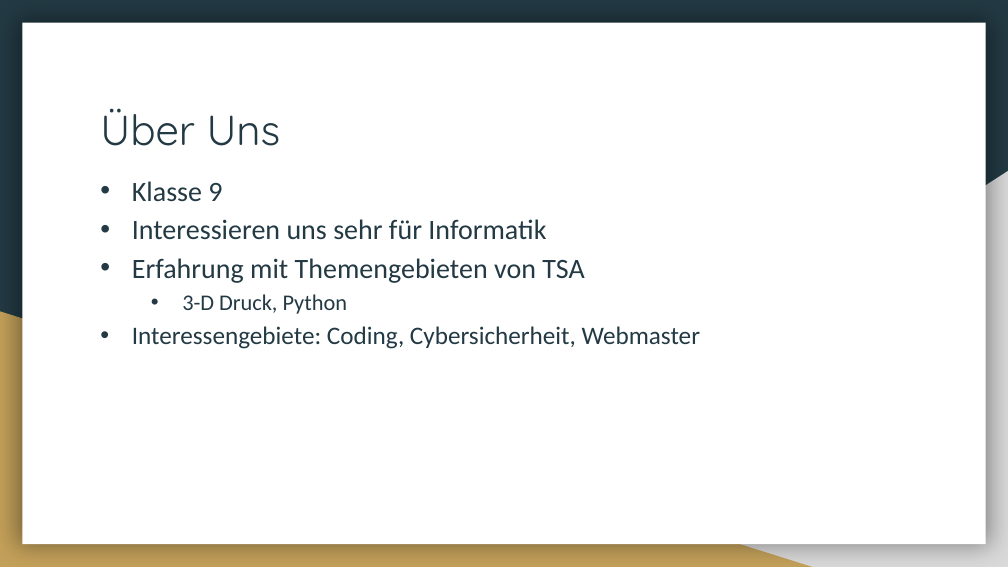
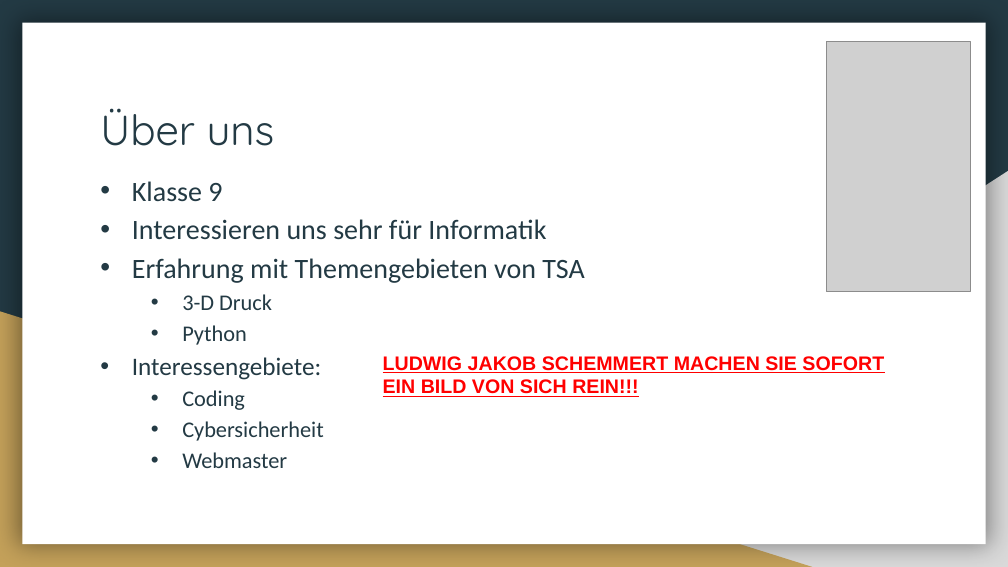
Before and after one commit to Lexa-Heda/TSA, a slide deck: slide 3 of TSA_Vortrag.pptx. Drawn at 1008x567 pixels with LibreOffice and Linux fonts; fonts in the diff are those of the drawing; grey boxes stand for pictures. Boxes give left, top, right and bottom in pixels: in the first picture for what was removed or moved away, otherwise in the second. Text is boxed around its words. In the diff, an @@ line names an element or a change of style, - is before the commit and + after.

```diff
--- a/TSA_Vortrag.pptx
+++ b/TSA_Vortrag.pptx
@@ picture added at [827, 41, 971, 292] @@
@@ title at [100, 108, 275, 146]: text changed @@
-Über Uns
+Über uns
@@ text at [132, 294, 324, 468]: text changed; size 18 to 16 pt @@
-  • 3-D Druck, Python
-• Interessengebiete: Coding, Cybersicherheit, Webmaster
+  • 3-D Druck
+  • Python
+• Interessengebiete:
+  • Coding
+  • Cybersicherheit
+  • Webmaster
@@ text added at [383, 356, 884, 398], 14 pt, text #FF0000, bold, underline @@
+LUDWIG JAKOB SCHEMMERT MACHEN SIE SOFORT EIN BILD VON SICH REIN!!!
```
Also in this commit, not shown: 5 other slides changed, 1 slide added, 1 slide removed.
